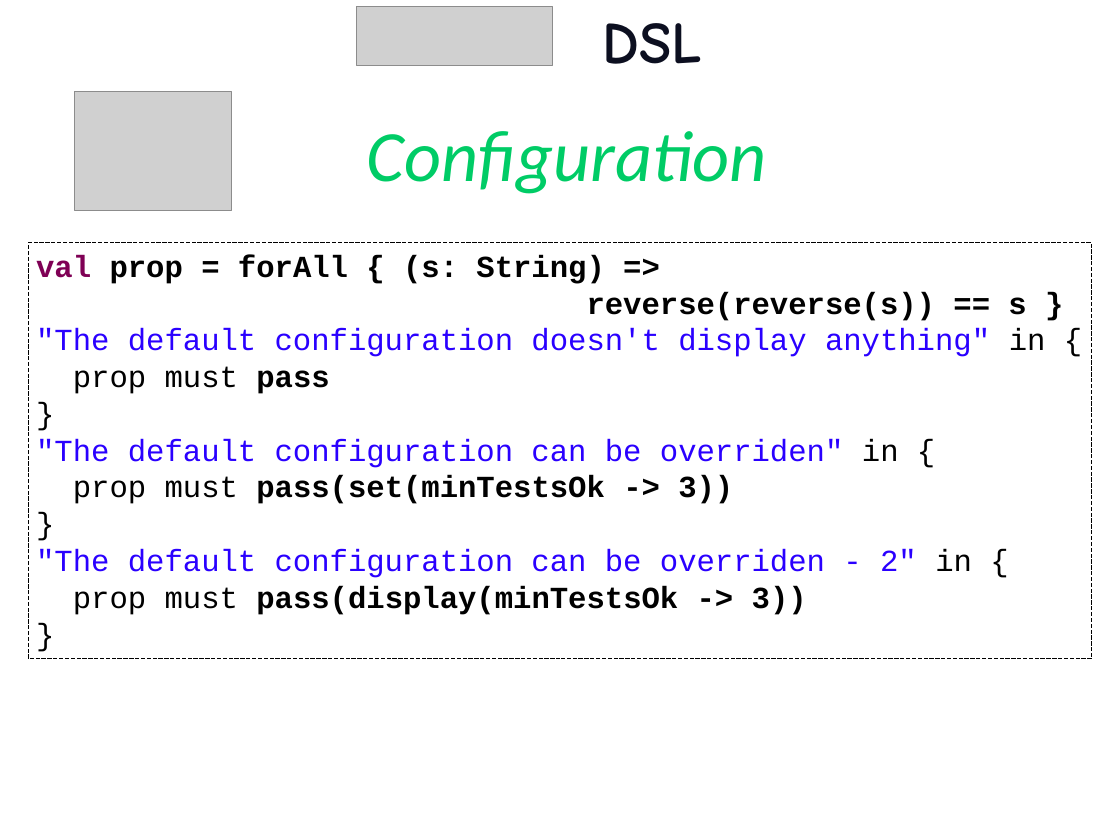
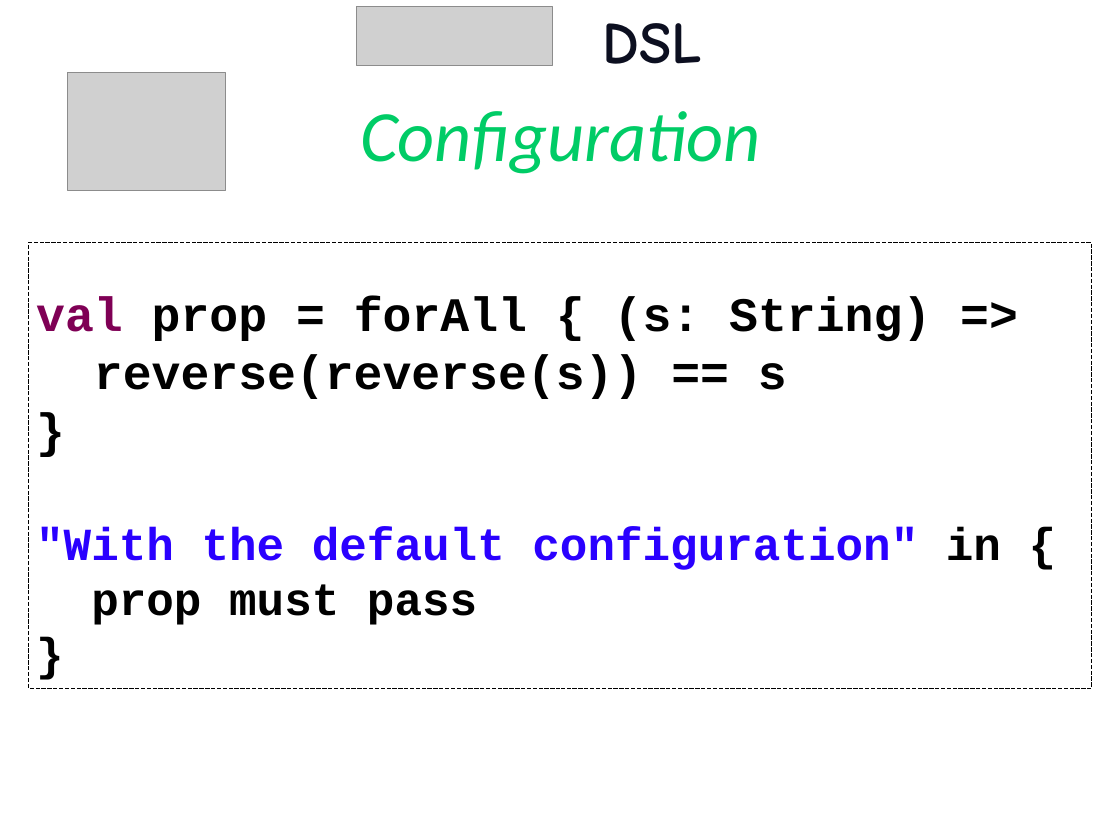
Before and after one commit to etorreborre/oscon-2010, a slide deck: slide 46 of src/main/resources/oscon_2010_specs.pptx (slide 38 before the commit). Drawn at 1120x840 pixels with LibreOffice and Linux fonts; fonts in the diff are those of the drawing; grey boxes stand for pictures; background and template pictures are left out. Boxes give left, top, right and bottom in pixels: in the first picture for what was removed or moved away, otherwise in the second. Text is boxed around its words. In the diff, an @@ line names an element or a change of style, - is before the commit and + after.

```diff
--- a/src/main/resources/oscon_2010_specs.pptx
+++ b/src/main/resources/oscon_2010_specs.pptx
@@ picture: place and size @@
-picture at bbox=[74, 92, 232, 210]
+picture at bbox=[68, 72, 225, 191]
@@ text "Configuration": place and size @@
-text "Configuration" at bbox=[367, 131, 767, 194]
+text "Configuration" at bbox=[360, 111, 760, 174]
@@ rectangle "val prop = forAll { ...": place and size @@
-rectangle "val prop = forAll { ..." at bbox=[28, 243, 1092, 658]
+rectangle "val prop = forAll { ..." at bbox=[28, 243, 1092, 688]
@@ text in rectangle at bbox=[36, 297, 931, 625]: size 28 to 44 pt in "val prop = forAll { (s: String) ..."; size 28 to 42 pt in "prop must pass", "}"; bold on in "prop must", "}" @@
@@ text in rectangle at bbox=[36, 354, 1001, 570]: text changed; size 28 to 42 pt; bold on @@
-reverse(reverse(s)) == s }
-"The default configuration doesn't display anything" in {
+reverse(reverse(s)) == s
+}
+"With the default configuration" in {
@@ text in rectangle at bbox=[36, 439, 972, 615]: paragraphs removed @@
-"The default configuration can be overriden" in {
-prop must pass(set(minTestsOk -> 3))
-}
-"The default configuration can be overriden - 2" in {
-prop must pass(display(minTestsOk -> 3))
-}
```
Also in this commit, not shown: 20 other slides changed, 11 slides added.
